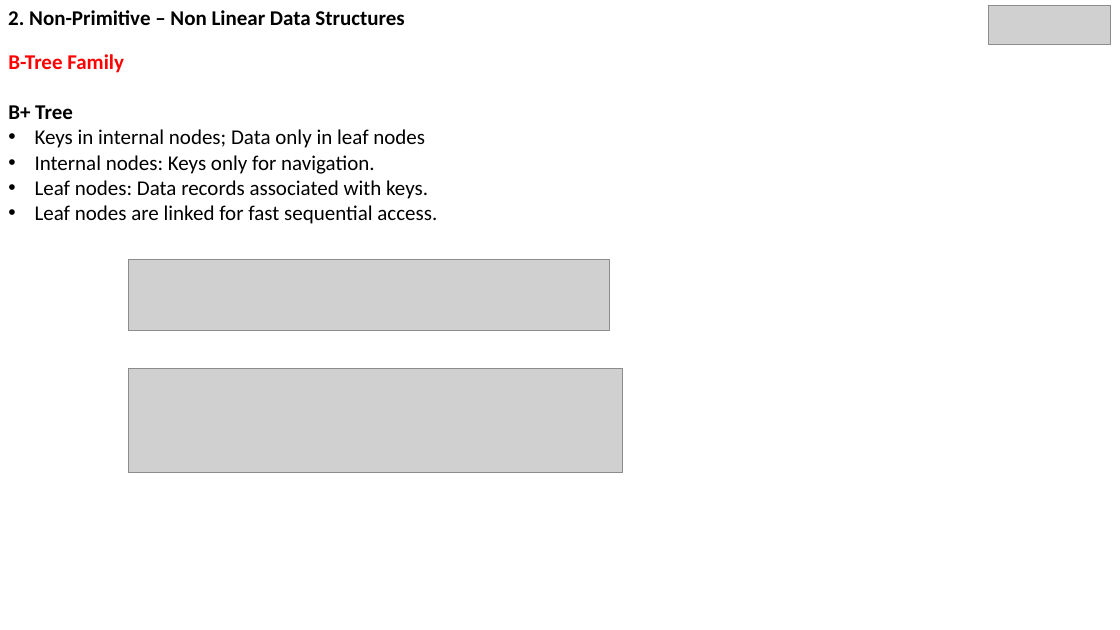
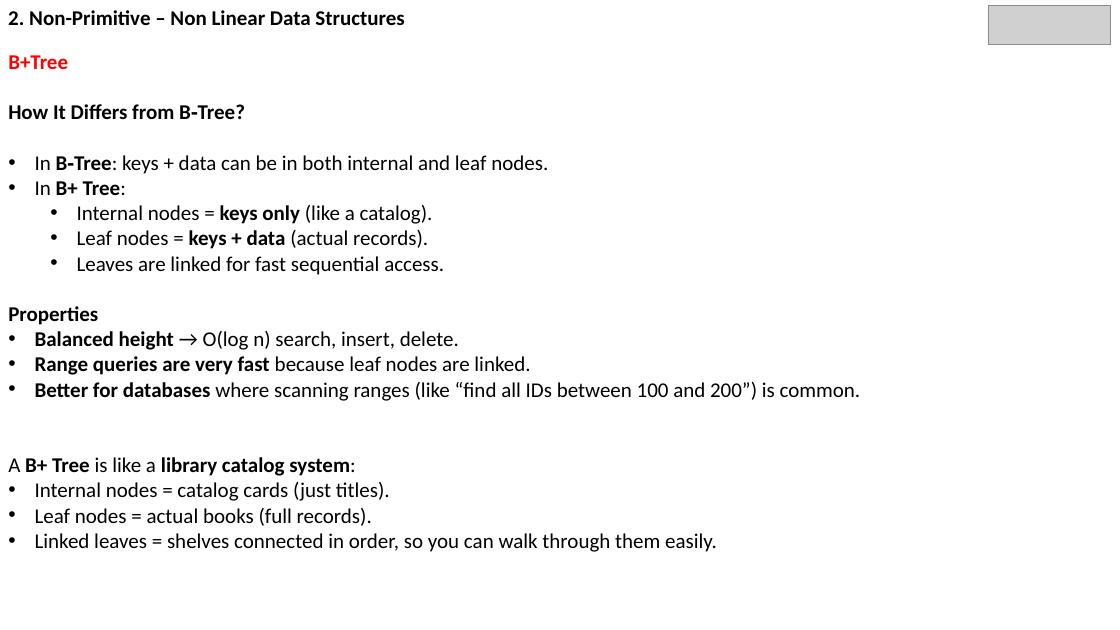
Before and after one commit to SMattaparthi-rgare/Non-Linear-Data-Structures-PPT, a slide deck: slide 19 of DataStructures3.pptx (slide 8 before the commit). Drawn at 1120x630 pixels with LibreOffice and Linux fonts; fonts in the diff are those of the drawing; grey boxes stand for pictures. Boxes give left, top, right and bottom in pixels: in the first picture for what was removed or moved away, otherwise in the second. Text is boxed around its words. In the diff, an @@ line names an element or a change of style, - is before the commit and + after.

```diff
--- a/DataStructures3.pptx
+++ b/DataStructures3.pptx
@@ text at (8, 55, 861, 552): text changed @@
-B-Tree Family
-B+ Tree
-• Keys in internal nodes; Data only in leaf nodes
-• Internal nodes: Keys only for navigation.
-• Leaf nodes: Data records associated with keys.
-• Leaf nodes are linked for fast sequential access.
+B+Tree
+How It Differs from B‑Tree?
+• In B‑Tree: keys + data can be in both internal and leaf nodes.
+• In B+ Tree:
+  • Internal nodes = keys only (like a catalog).
+  • Leaf nodes = keys + data (actual records).
+  • Leaves are linked for fast sequential access.
+Properties
+• Balanced height → O(log n) search, insert, delete.
+• Range queries are very fast because leaf nodes are linked.
+• Better for databases where scanning ranges (like “find all IDs between 100 and 200”) is common.
+A B+ Tree is like a library catalog system:
+• Internal nodes = catalog cards (just titles).
+• Leaf nodes = actual books (full records).
+• Linked leaves = shelves connected in order, so you can walk through them easily.
@@ picture removed at (129, 260, 610, 330) @@
@@ picture removed at (129, 368, 623, 472) @@
```
Also in this commit, not shown: 37 other slides changed, 7 slides added, 25 slides removed.
